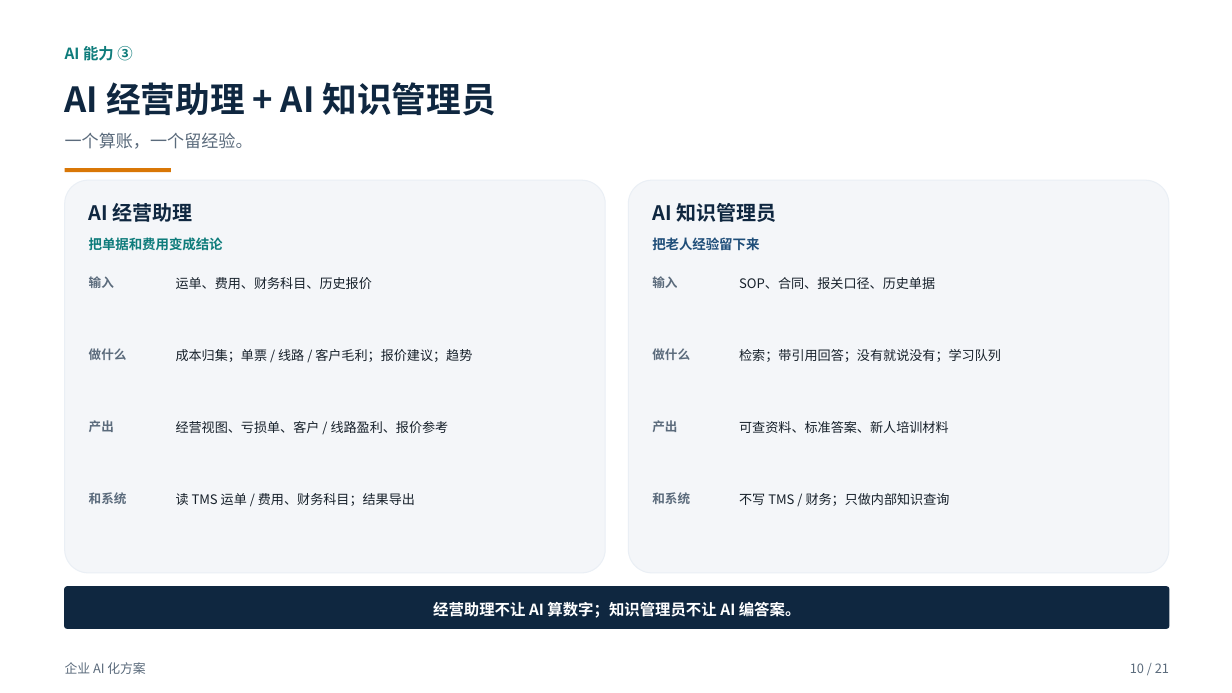
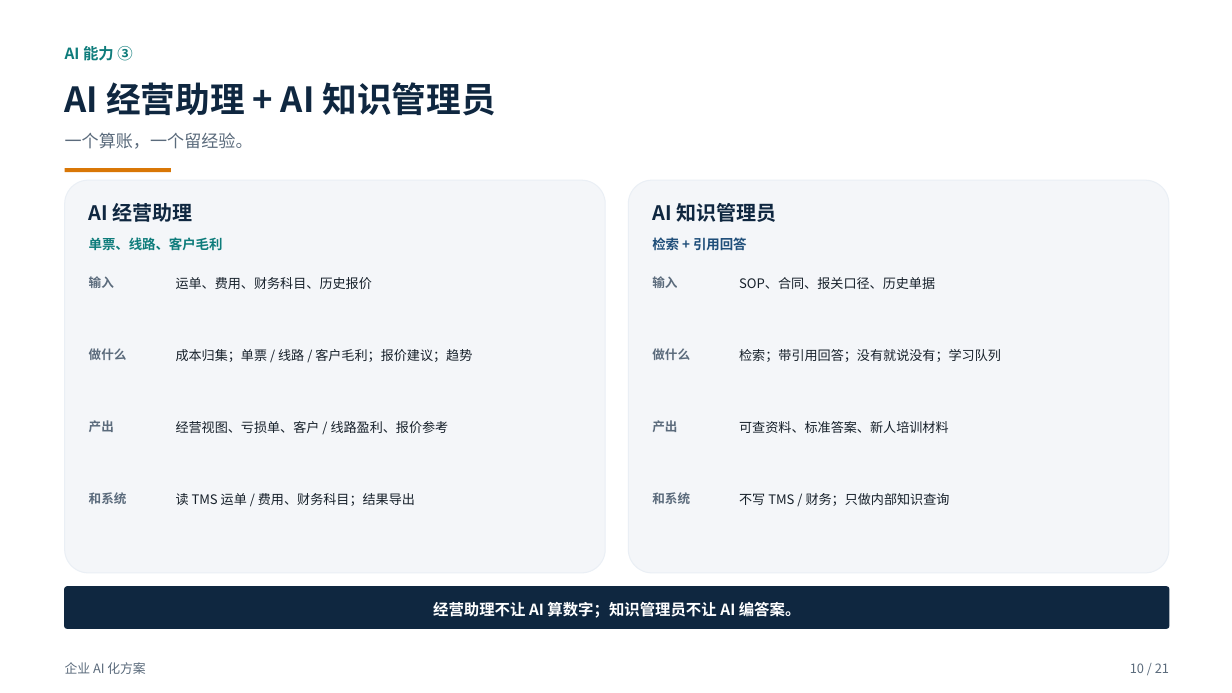
Before and after one commit to roma007/Enterprise-AI, a slide deck: slide 10 of 会客包/reports/客户老板版_企业AI化方案_2026-11-09.pptx. Drawn at 1232x693 pixels with LibreOffice and Linux fonts; fonts in the diff are those of the drawing. Boxes give left, top, right and bottom in pixels: in the first picture for what was removed or moved away, otherwise in the second. Text is boxed around its words. In the diff, an @@ line names an element or a change of style, - is before the commit and + after.

```diff
--- a/会客包/reports/客户老板版_企业AI化方案_2026-11-09.pptx
+++ b/会客包/reports/客户老板版_企业AI化方案_2026-11-09.pptx
@@ text at (x1=89, y1=237, x2=223, y2=251): text changed @@
-把单据和费用变成结论
+单票、线路、客户毛利
@@ text at (x1=652, y1=237, x2=747, y2=250): text changed @@
-把老人经验留下来
+检索 + 引用回答
```
Also in this commit, not shown: 15 other slides changed, 6 other files.
